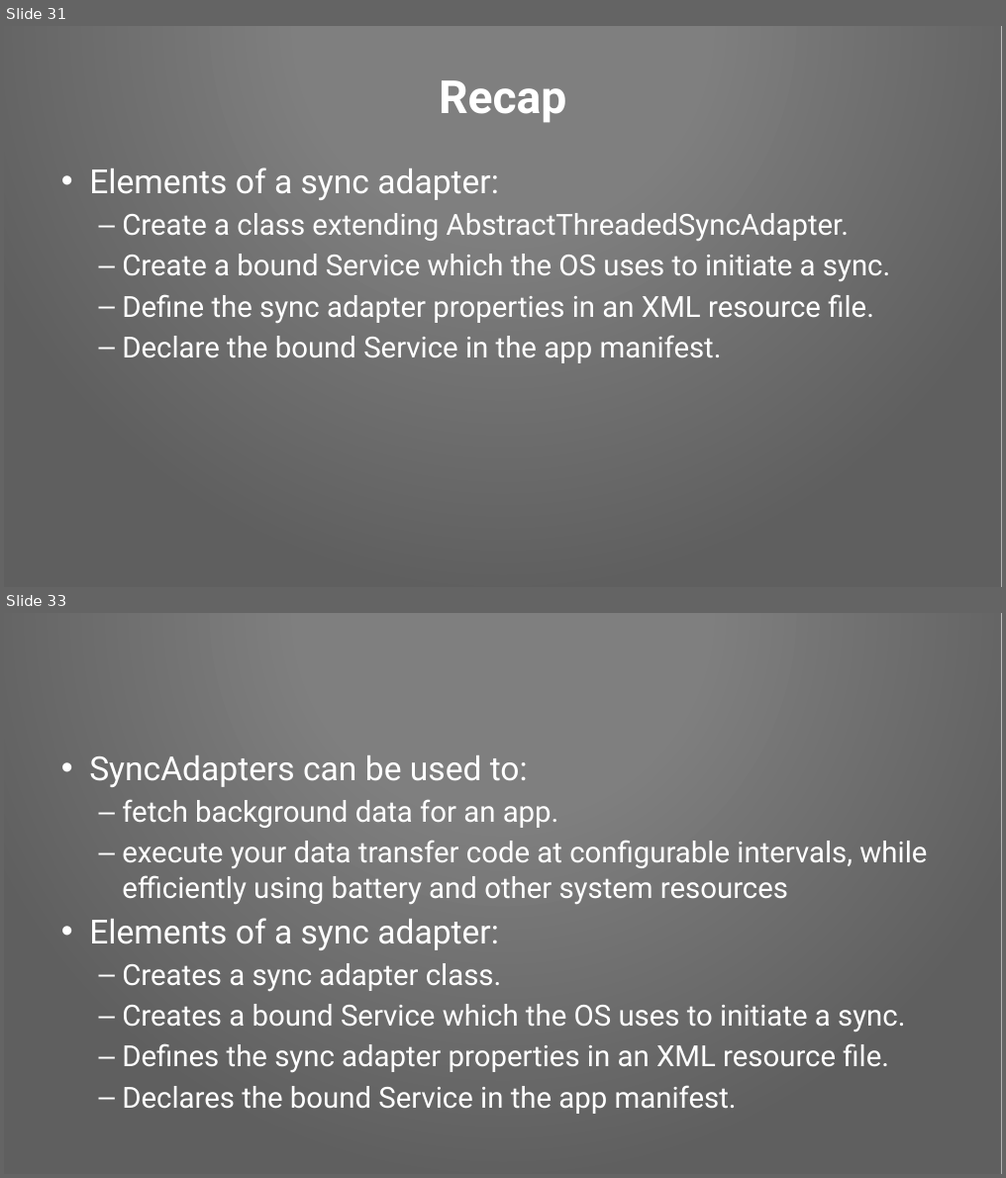
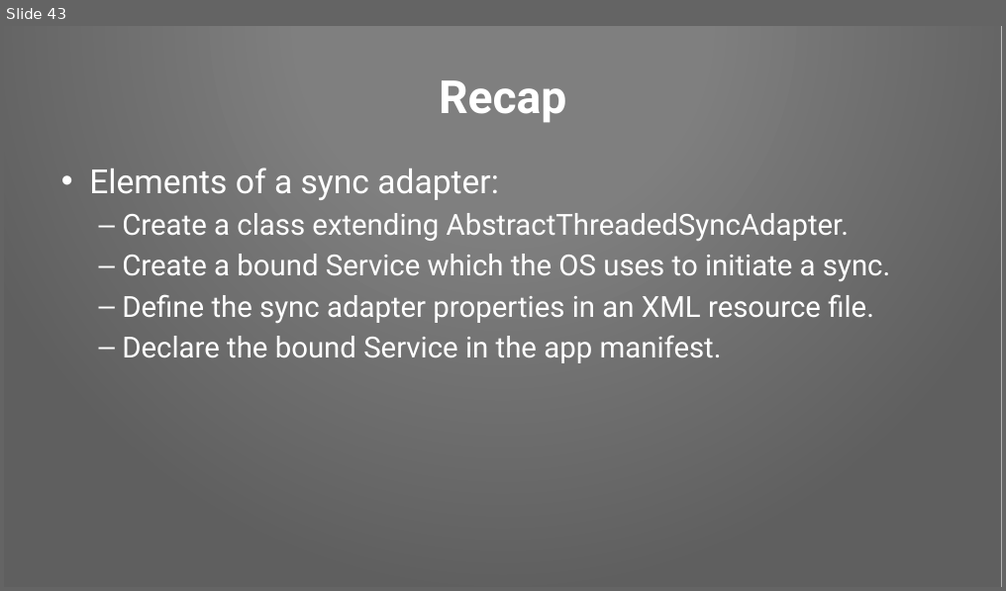
Before and after one commit to Pixplicity/sync-demo, a slide deck: I've been doing some syncing.pptx. Shown one above the other, each under a label of ours: slides 31 and 33 before the commit, slide 43 after it; the slides between them are not shown. The pictures are 1006x1178 and 1006x591 pixels, drawn with LibreOffice and Linux fonts; fonts in the diff are those of the drawing; background and template pictures are left out. Boxes give left, top, right and bottom in pixels: in the first picture for what was removed or moved away, otherwise in the second. Text is boxed around its words. In the diff, an @@ line names an element or a change of style, - is before the commit and + after.

Commit message:
extended on AccountAuthenticator and service, and many other improvements

```diff
--- a/I've been doing some syncing.pptx
+++ b/I've been doing some syncing.pptx
@@ slide 33 removed at bbox=[4, 613, 1002, 1174], background picture (left out); not listed: 1 template element that a slide beside it also shows @@
@@ text removed at bbox=[89, 756, 927, 1114] @@
-• SyncAdapters can be used to:
-  – fetch background data for an app.
-  – execute your data transfer code at configurable intervals, while efficiently using battery and other system resources
-• Elements of a sync adapter:
-  – Creates a sync adapter class.
-  – Creates a bound Service which the OS uses to initiate a sync.
-  – Defines the sync adapter properties in an XML resource file.
-  – Declares the bound Service in the app manifest.
@@ what was slide 31 is now slide 43 @@
```
Also in this commit, not shown: 15 slides changed, 16 slides added, 3 other slides removed.
